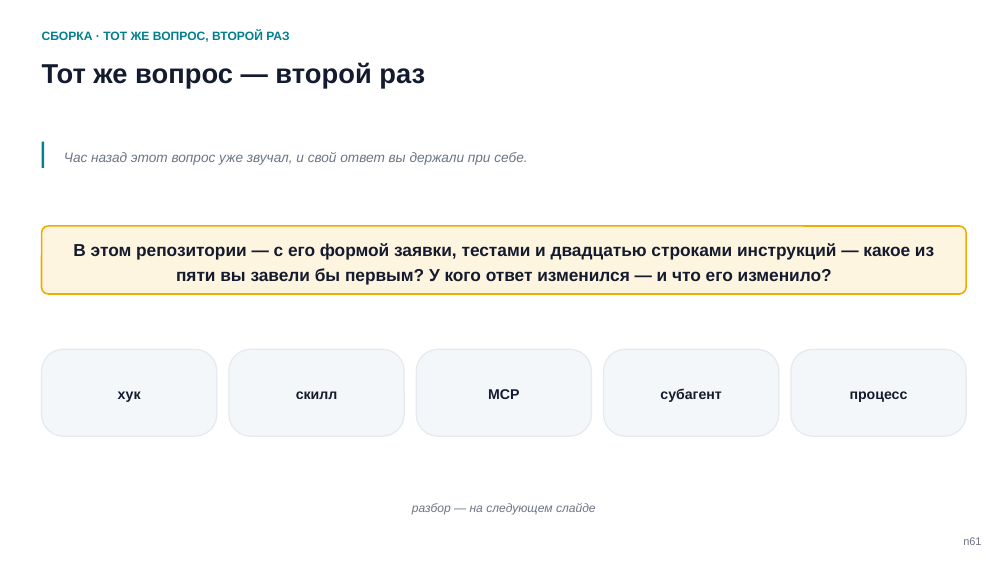
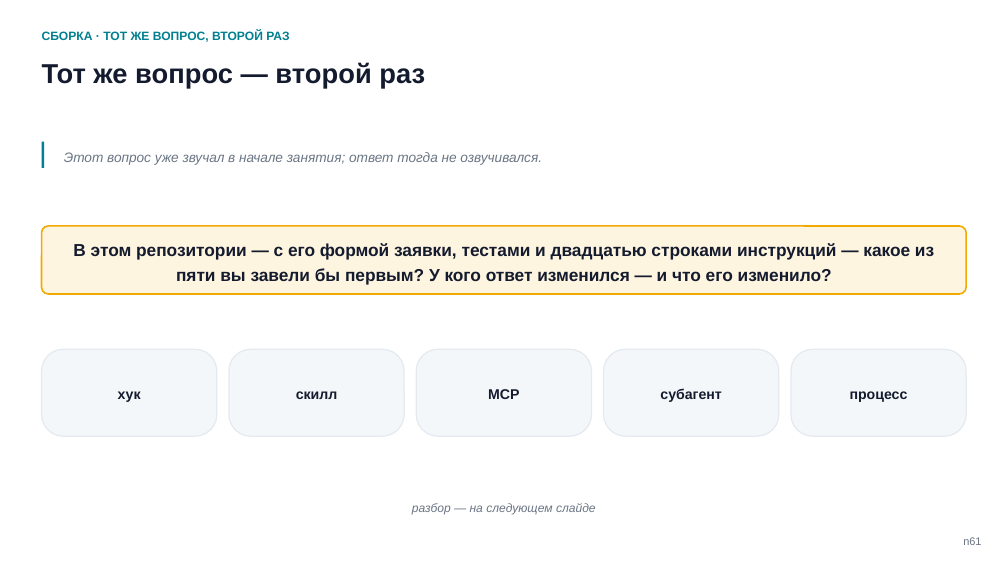
Before and after one commit to tellina-study/AI-usage-lessons, a slide deck: slide 61 of library/seminars/sem-05/rendered/sem-05-n.pptx. Drawn at 1008x567 pixels with LibreOffice and Linux fonts; fonts in the diff are those of the drawing. Boxes give left, top, right and bottom in pixels: in the first picture for what was removed or moved away, otherwise in the second. Text is boxed around its words. In the diff, an @@ line names an element or a change of style, - is before the commit and + after.

```diff
--- a/library/seminars/sem-05/rendered/sem-05-n.pptx
+++ b/library/seminars/sem-05/rendered/sem-05-n.pptx
@@ text at [64,152,542,165]: text changed @@
-Час назад этот вопрос уже звучал, и свой ответ вы держали при себе.
+Этот вопрос уже звучал в начале занятия; ответ тогда не озвучивался.
```
Also in this commit, not shown: 7 other slides changed, 1 slide removed, 14 other files.
